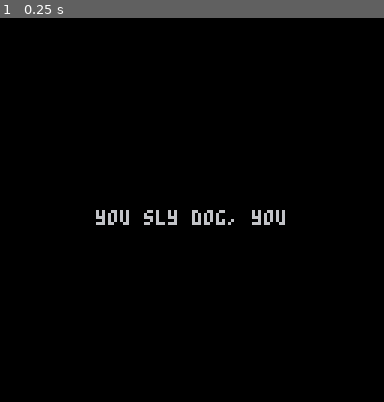
Above: before the commit, frame 1.
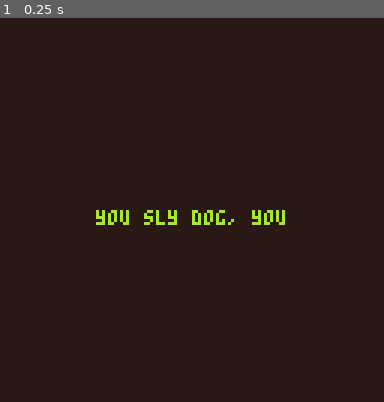
Above: after the commit, the same moment.

Repository: kitasuna/sheepdoggin
Game: PICO-8 cartridge sheepdoggin.p8
Same seed, same stepped clock (60 frames per second), same inputs: the game is played once before the commit and once after it.
Inputs:
- Up to frame 1 (0.25 s): no input

The runs differ from the first frame. In frame 1, 100% of the frame differs, in the area x 0-100%, y 0-100%.

Commit message:
Adding palette and making it stick.

Diff:
--- a/sheepdoggin.p8
+++ b/sheepdoggin.p8
@@ -1,6 +1,10 @@
 pico-8 cartridge // http://www.pico-8.com
 version 42
 __lua__
+
+-- Set palette first so that artists can work even with missing files xD
+pal({[0]=128,136,9,7,15,135,138,139,3,131,1,6,13,141,132,4},1)
+poke(0x5f2e, 1)
 
 #include _game.lua
 #include _title.lua
